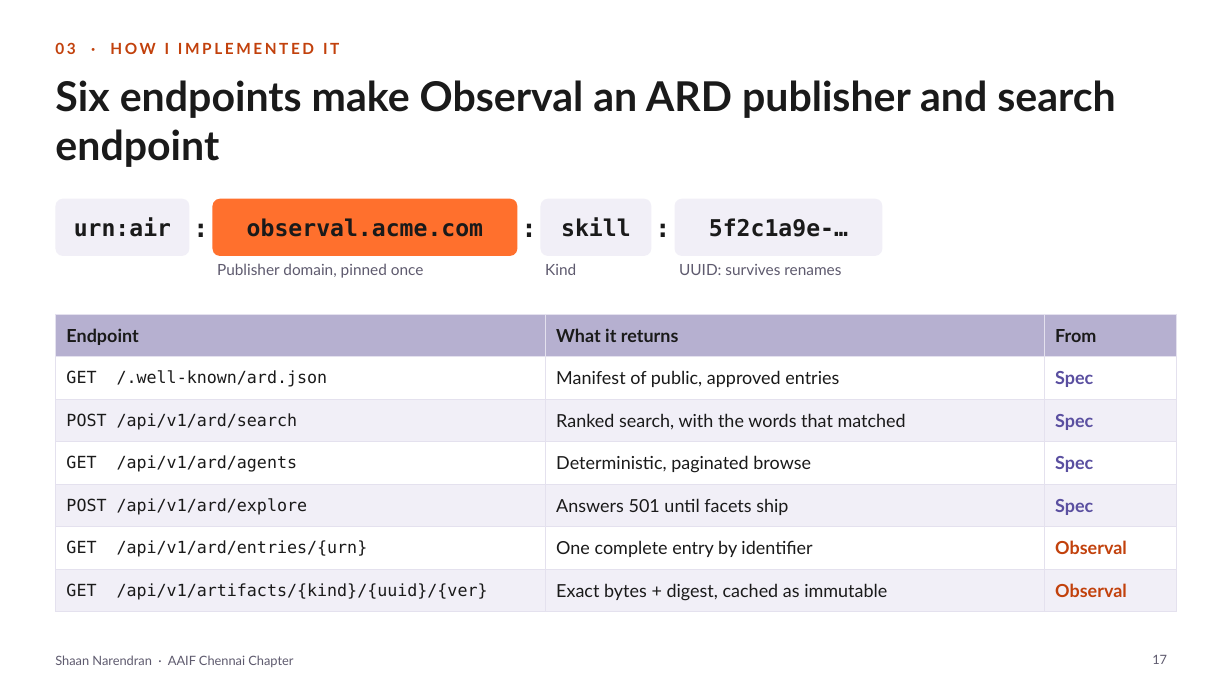
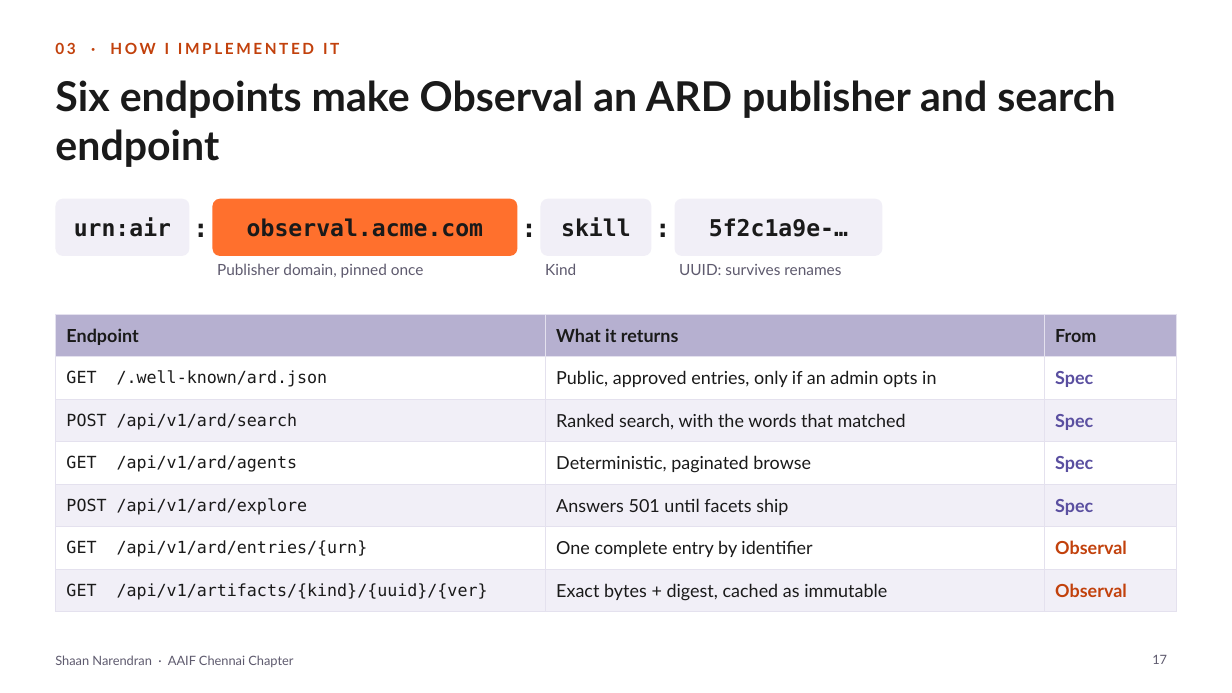
Before and after one commit to ShaanNarendran/Observal, a slide deck: slide 17 of talks/ard/ARD-AAIF-Chennai.pptx. Drawn at 1232x693 pixels with LibreOffice and Linux fonts; fonts in the diff are those of the drawing. Boxes give left, top, right and bottom in pixels: in the first picture for what was removed or moved away, otherwise in the second. Text is boxed around its words. In the diff, an @@ line names an element or a change of style, - is before the commit and + after.

```diff
--- a/talks/ard/ARD-AAIF-Chennai.pptx
+++ b/talks/ard/ARD-AAIF-Chennai.pptx
@@ table at [55, 314, 1177, 605] @@
-row 2, column 2: Manifest of public, approved entries
+row 2, column 2: Public, approved entries, only if an admin opts in
```
Also in this commit, not shown: 1 other slide changed, 1 other file.
